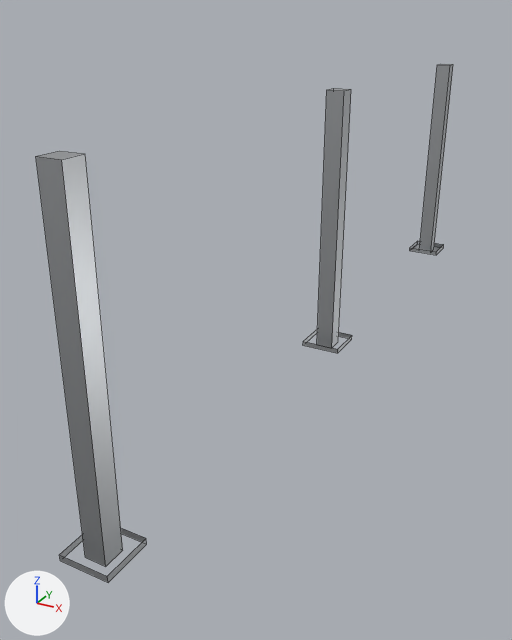
Renders of the FBX model Tools/butchery/fbx/SM_PEN_RAIL.fbx from each side of a commit.
The view is the same before and after, from a camera (50 mm lens) standing at (1.07, -2.58, 1.33) and looking at (-0.2, -0.28, 0.18). Lighting does not change. The marker at lower left points along +X, +Y and +Z. The picture after the commit comes second. Mesh edges are drawn as thin lines.

The first picture shows 'SM_PEN_RAIL'.
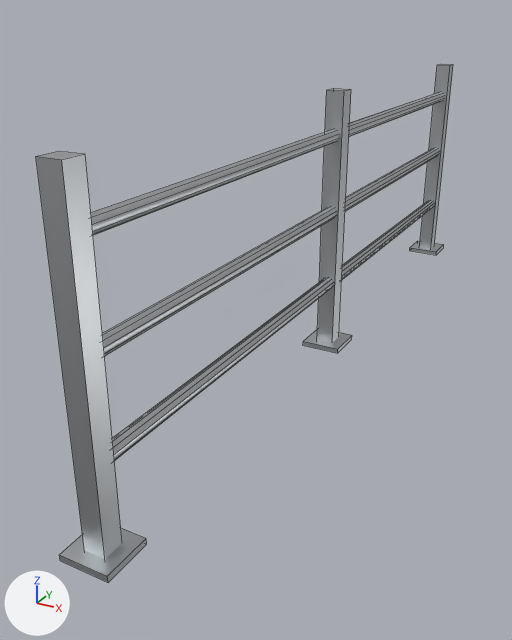
Diff of the bpy script that builds the scene:
```diff
--- a/Tools/butchery/fbx/SM_PEN_RAIL.fbx.py
+++ b/Tools/butchery/fbx/SM_PEN_RAIL.fbx.py
@@ me_sm_pen_rail_001 @@
 # used by ob_sm_pen_rail; location = (0.0, 0.0, 0.0)
 # verts and faces of me_sm_pen_rail_001; kept vertices keep their numbers, new ones are numbered from 48
 # before: 8 (-0.08, -1.56, 0.01) at pixel (60, 560), 9 (-0.08, -1.56, 0.03) at pixel (59, 554), 10 (-0.08, -1.4, 0.01), 11 (-0.08, -1.4, 0.03), 12 (0.08, -1.56, 0.01) at pixel (108, 582)
 # before: 13 (0.08, -1.56, 0.03) at pixel (107, 576), 14 (0.08, -1.4, 0.01) at pixel (146, 544), 15 (0.08, -1.4, 0.03) at pixel (146, 538)
 # before: 24 (-0.08, -0.08, 0.01) at pixel (302, 345), 25 (-0.08, -0.08, 0.03) at pixel (303, 341), 26 (-0.08, 0.08, 0.01), 27 (-0.08, 0.08, 0.03) at pixel (318, 327), 28 (0.08, -0.08, 0.01) at pixel (337, 353)
 # before: 29 (0.08, -0.08, 0.03) at pixel (337, 349), 30 (0.08, 0.08, 0.01) at pixel (351, 339), 31 (0.08, 0.08, 0.03) at pixel (352, 335)
 # before: 32 (-0.04, 1.44, 0.0), 34 (-0.04, 1.51, 0.0), 36 (0.04, 1.44, 0.0), 38 (0.04, 1.51, 0.0) at pixel (433, 249), 41 (-0.08, 1.4, 0.03) at pixel (409, 247)
 # before: 43 (-0.08, 1.56, 0.03) at pixel (417, 240), 45 (0.08, 1.4, 0.03) at pixel (436, 251), 47 (0.08, 1.56, 0.03) at pixel (443, 244)
-me_sm_pen_rail_001.from_pydata(...)  # 48 vertices, 30 faces; spans x -0.08..0.08, y -1.56..1.56, z 0.0..1.05
+me_sm_pen_rail_001.from_pydata(...)  # 108 vertices, 66 faces; spans x -0.08..0.08, y -1.56..1.56, z 0.0..1.05
+# me_sm_pen_rail_001 part 1: a new loose piece of 20 vertices spanning x -0.02..0.02, y -1.5..1.5, z 0.26..0.31, in mat_m_butchery_steelbrushed (light grey #c8cbce)
+# me_sm_pen_rail_001 part 2: a new loose piece of 20 vertices spanning x -0.02..0.02, y -1.5..1.5, z 0.56..0.61, in mat_m_butchery_steelbrushed (light grey #c8cbce)
+# me_sm_pen_rail_001 part 3: a new loose piece of 20 vertices spanning x -0.02..0.02, y -1.5..1.5, z 0.86..0.91, in mat_m_butchery_steelbrushed (light grey #c8cbce)
+# me_sm_pen_rail_001 part 4
+faces += [(8, 10, 14, 12), (9, 13, 15, 11)]
+# me_sm_pen_rail_001 part 5
+faces += [(24, 26, 30, 28), (25, 29, 31, 27)]
+# me_sm_pen_rail_001 part 6
+faces += [(32, 34, 38, 36), (41, 45, 47, 43)]
 me_sm_pen_rail_001.materials.append(mat_m_butchery_steelbrushed)
```

Where the change shows, as pixel boxes (x1, y1, x2, y2) in the pictures (512 x 640 px):
part 1 of me_sm_pen_rail_001, added (mostly hidden): after (112, 201, 434, 461)
part 2 of me_sm_pen_rail_001, added: after (102, 148, 439, 356)
part 3 of me_sm_pen_rail_001, added: after (91, 92, 445, 235)
part 4 of me_sm_pen_rail_001, added: after (60, 528, 146, 576)
part 5 of me_sm_pen_rail_001, added: after (304, 329, 352, 349)
part 6 of me_sm_pen_rail_001, added: after (410, 241, 444, 252)
